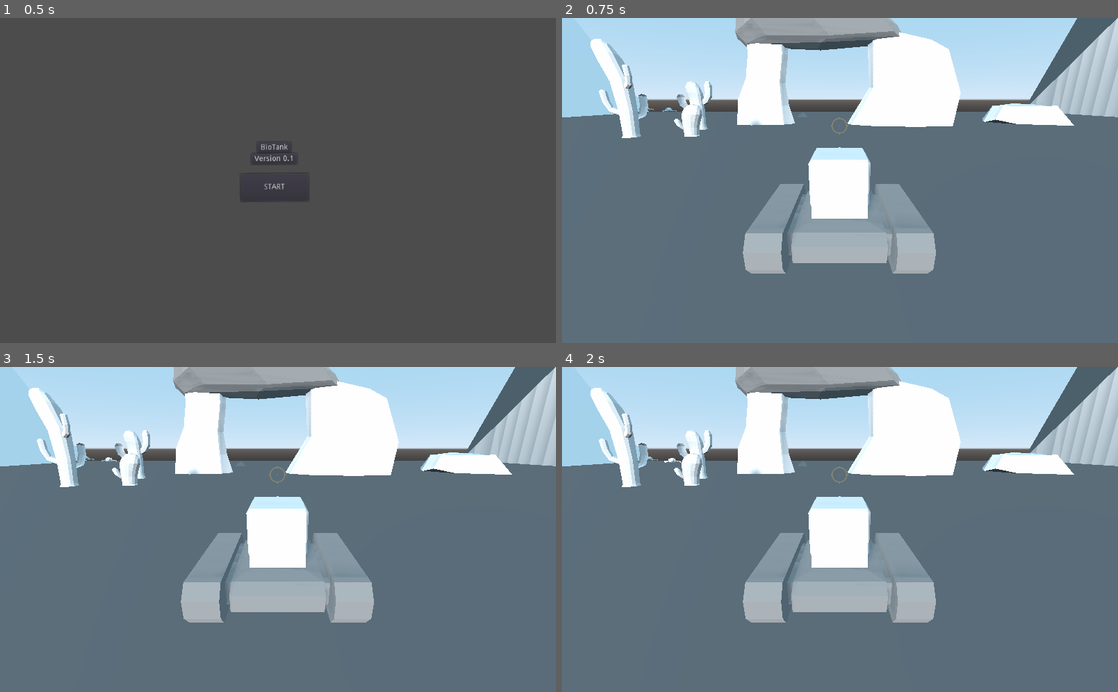
Above: before the commit, frames 1-4 (two rows, left to right).
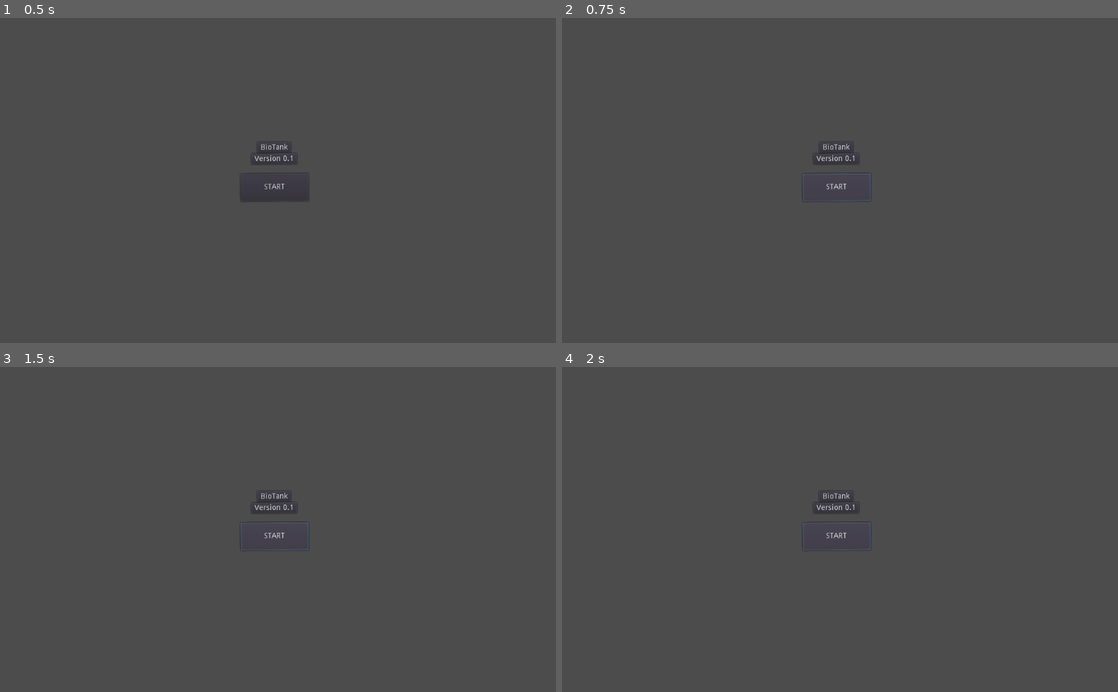
Above: after the commit, the same moments.

Repository: HelmetBugg/BioTank
Game: Godot game, scene res://Title.tscn
Two runs of this game, one before a commit and one after it. Both use one fixed random seed, a clock stepped at 60 frames per second and the inputs below. The engine's default icon, where the game draws it, is replaced by a stand-in: a white triangle on a blue panel in a dark square.
Inputs (mouse positions are in pixels of both pictures, inside the frame that each line leads up to):
- Up to frame 1 (0.5 s): no input
- Up to frame 2 (0.75 s): click "START" at 0.5 s
- Up to frame 3 (1.5 s): click (272, 536) at 1.25 s, where only the run after the commit has a clickable "START"
- Up to frame 4 (2 s): no input

Frame 1 is identical in both runs. In frame 2, 99% of the frame differs, in the area x 0-100%, y 0-100%; in frame 3, 99%; in frame 4, 99%.

Commit message:
Added movement between inventories

Diff:
--- a/InventoryItem.gd
+++ b/InventoryItem.gd
@@ -8,23 +8,19 @@
 func _process(delta):
 	if dragging:
 		self.global_position = get_global_mouse_position()
-
-
 func _on_ItemBody_input_event(viewport, event, shape_idx):
 	if event is InputEventMouseButton:
-
-		if event.button_index == BUTTON_LEFT and event.pressed and !dragging:
+		if event.button_index == BUTTON_LEFT and event.pressed:
 			original_position = self.global_position
 			dragging = true
-
-		elif event.button_index == BUTTON_LEFT and !event.pressed and dragging:
+		elif event.button_index == BUTTON_LEFT and !event.pressed:
 			print("tickle me")
 			dragging = false
 			if !within_inventory:
-
 				# Reset position.
 				self.global_position = original_position
-
 			else:
 				get_parent().remove_child(self)
 				currentLocation.add_child(self)
+				print("Parent got")
+				self.global_position = get_global_mouse_position()
--- a/Player.gd
+++ b/Player.gd
@@ -46,7 +46,7 @@
 			$InventoryContainer.visible = false
 			Input.set_mouse_mode(Input.MOUSE_MODE_CAPTURED)
 		if enemyInventoryInRange:
-			$InventoryContainer/EnemyInventory.visible = !$InventoryContainer/EnemyInventory.visible
+			$InventoryContainer/EnemyGrid.visible = !$InventoryContainer/EnemyGrid.visible
 
 	velocity.y = vy
 
--- a/Player.tscn
+++ b/Player.tscn
@@ -9,6 +9,7 @@
 [ext_resource path="res://icon.png" type="Texture" id=7]
 [ext_resource path="res://InventoryItem.gd" type="Script" id=8]
 [ext_resource path="res://EnemyInventory.gd" type="Script" id=9]
+[ext_resource path="res://PlayerInventory.gd" type="Script" id=10]
 
 [sub_resource type="BoxShape" id=2]
 extents = Vector3( 1.59728, 0.613283, 1.3074 )
@@ -16,8 +17,11 @@
 [sub_resource type="RectangleShape2D" id=5]
 extents = Vector2( 57.5865, 32.4211 )
 
+[sub_resource type="RectangleShape2D" id=7]
+extents = Vector2( 508.447, 283.684 )
+
 [sub_resource type="RectangleShape2D" id=6]
-extents = Vector2( 508.447, 280.737 )
+extents = Vector2( 508.447, 289.948 )
 
 [sub_resource type="SphereShape" id=4]
 radius = 1.76976
@@ -67,7 +71,6 @@
 texture = ExtResource( 2 )
 
 [node name="InventoryContainer" type="CenterContainer" parent="."]
-visible = false
 margin_right = 1026.0
 margin_bottom = 604.0
 
@@ -81,6 +84,7 @@
 position = Vector2( -329.375, -107.375 )
 scale = Vector2( 0.355986, 0.678571 )
 texture = ExtResource( 6 )
+script = ExtResource( 10 )
 
 [node name="RichTextLabel" type="RichTextLabel" parent="InventoryContainer/PlayerGrid/PlayerInventory"]
 margin_left = -479.302
@@ -97,12 +101,21 @@
 input_pickable = true
 script = ExtResource( 8 )
 
+[node name="CollisionShape2D2" type="CollisionShape2D" parent="InventoryContainer/PlayerGrid/PlayerInventory/ItemBody"]
+position = Vector2( 0, -4.57764e-05 )
+scale = Vector2( 1, 1 )
+shape = SubResource( 5 )
+
 [node name="InventoryItem" type="Sprite" parent="InventoryContainer/PlayerGrid/PlayerInventory/ItemBody"]
 scale = Vector2( 1.78933, 1 )
 texture = ExtResource( 7 )
 
-[node name="CollisionShape2D" type="CollisionShape2D" parent="InventoryContainer/PlayerGrid/PlayerInventory/ItemBody"]
-shape = SubResource( 5 )
+[node name="PlayerInventoryArea" type="Area2D" parent="InventoryContainer/PlayerGrid/PlayerInventory"]
+
+[node name="CollisionShape2D" type="CollisionShape2D" parent="InventoryContainer/PlayerGrid/PlayerInventory/PlayerInventoryArea"]
+position = Vector2( 1.05347, 4.23682 )
+scale = Vector2( 1, 1 )
+shape = SubResource( 7 )
 
 [node name="EnemyGrid" type="GridContainer" parent="InventoryContainer"]
 margin_left = 513.0
@@ -112,7 +125,7 @@
 columns = 4
 
 [node name="EnemyInventory" type="Sprite" parent="InventoryContainer/EnemyGrid"]
-position = Vector2( 43, -106 )
+position = Vector2( 108, -106 )
 scale = Vector2( 0.355986, 0.678571 )
 texture = ExtResource( 6 )
 script = ExtResource( 9 )
@@ -126,9 +139,11 @@
 text = "Enemy Inventory"
 
 [node name="InventoryArea" type="Area2D" parent="InventoryContainer/EnemyGrid/EnemyInventory"]
+position = Vector2( -778.121, -116.421 )
 
 [node name="CollisionShape2D" type="CollisionShape2D" parent="InventoryContainer/EnemyGrid/EnemyInventory/InventoryArea"]
-position = Vector2( 0, 0.736786 )
+position = Vector2( 786.548, 117.526 )
+scale = Vector2( 1, 1 )
 shape = SubResource( 6 )
 
 [node name="PlayerReach" type="Area" parent="."]
@@ -139,6 +154,8 @@
 shape = SubResource( 4 )
 
 [connection signal="input_event" from="InventoryContainer/PlayerGrid/PlayerInventory/ItemBody" to="InventoryContainer/PlayerGrid/PlayerInventory/ItemBody" method="_on_ItemBody_input_event"]
+[connection signal="body_entered" from="InventoryContainer/PlayerGrid/PlayerInventory/PlayerInventoryArea" to="InventoryContainer/PlayerGrid/PlayerInventory" method="_on_PlayerInventoryArea_body_entered"]
+[connection signal="body_exited" from="InventoryContainer/PlayerGrid/PlayerInventory/PlayerInventoryArea" to="InventoryContainer/PlayerGrid/PlayerInventory" method="_on_PlayerInventoryArea_body_exited"]
 [connection signal="body_entered" from="InventoryContainer/EnemyGrid/EnemyInventory/InventoryArea" to="InventoryContainer/EnemyGrid/EnemyInventory" method="_on_InventoryArea_body_entered"]
 [connection signal="body_exited" from="InventoryContainer/EnemyGrid/EnemyInventory/InventoryArea" to="InventoryContainer/EnemyGrid/EnemyInventory" method="_on_InventoryArea_body_exited"]
 [connection signal="area_entered" from="PlayerReach" to="." method="_on_PlayerReach_area_entered"]
Not shown: 1 places in Player.tscn that only renumber resources
